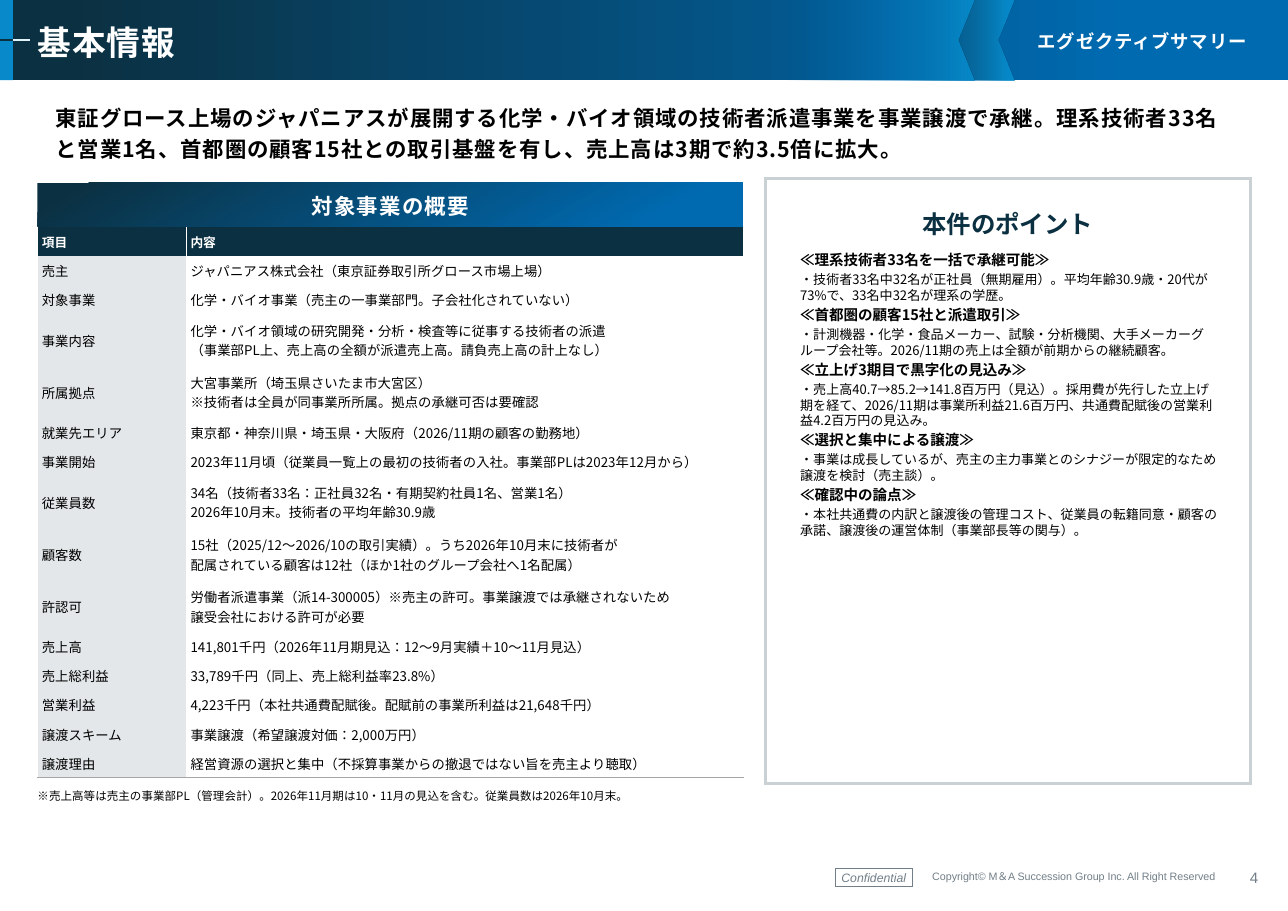
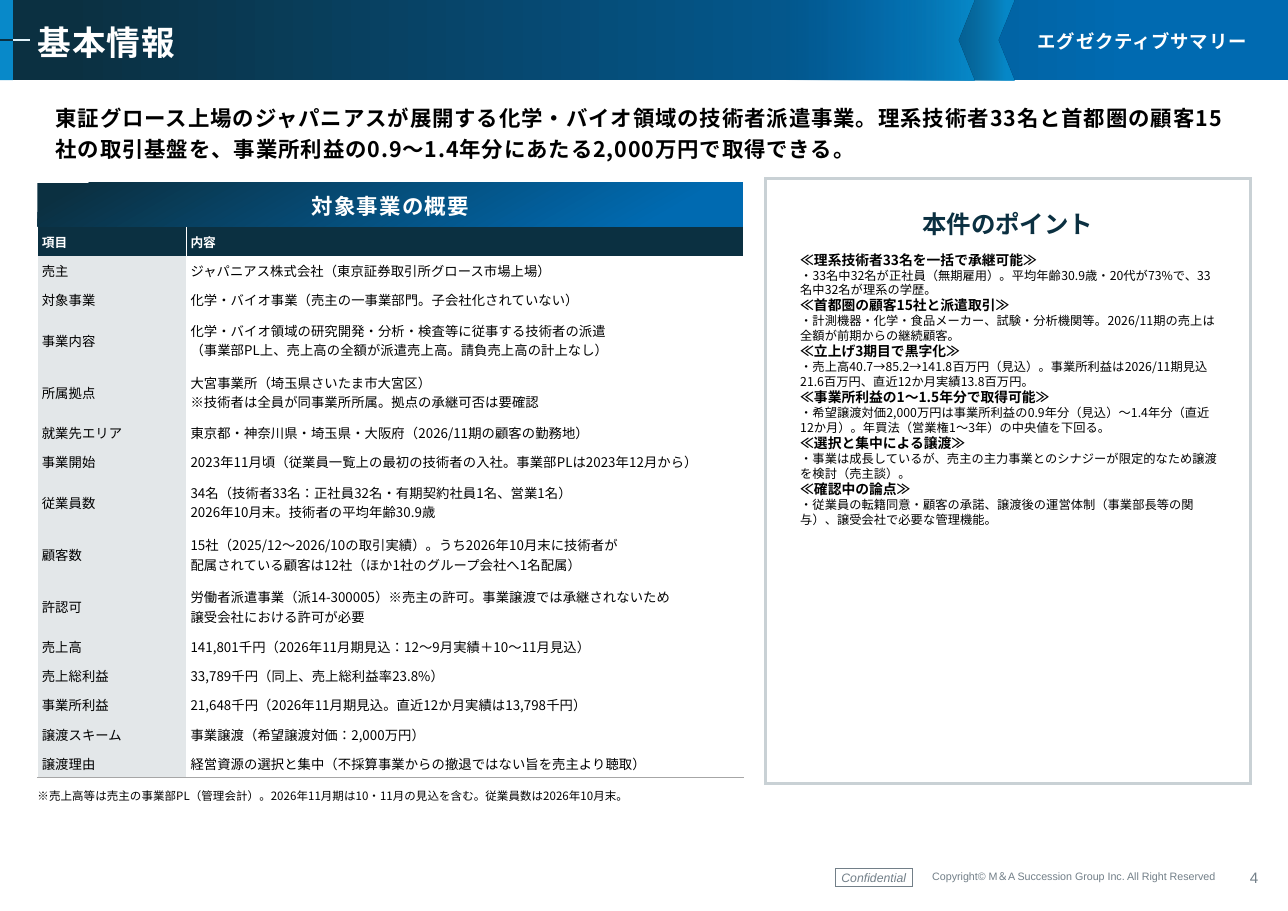
Before and after one commit to keisuketagaito/github-1st, a slide deck: slide 5 of ジャパニアス株式会社_化学バイオ事業/企業概要書_ジャパニアス化学バイオ事業_261125.pptx. Drawn at 1288x911 pixels with LibreOffice and Linux fonts; fonts in the diff are those of the drawing; background and template pictures are left out. Boxes give left, top, right and bottom in pixels: in the first picture for what was removed or moved away, otherwise in the second. Text is boxed around its words. In the diff, an @@ line names an element or a change of style, - is before the commit and + after.

```diff
--- a/ジャパニアス株式会社_化学バイオ事業/企業概要書_ジャパニアス化学バイオ事業_261125.pptx
+++ b/ジャパニアス株式会社_化学バイオ事業/企業概要書_ジャパニアス化学バイオ事業_261125.pptx
@@ subtitle at <box>56,107,1222,162</box>: text changed @@
-東証グロース上場のジャパニアスが展開する化学・バイオ領域の技術者派遣事業を事業譲渡で承継。理系技術者33名と営業1名、首都圏の顧客15社との取引基盤を有し、売上高は3期で約3.5倍に拡大。
+東証グロース上場のジャパニアスが展開する化学・バイオ領域の技術者派遣事業。理系技術者33名と首都圏の顧客15社の取引基盤を、事業所利益の0.9〜1.4年分にあたる2,000万円で取得できる。
@@ table at <box>37,227,744,778</box> @@
-row 13, column 1: 営業利益
+row 13, column 1: 事業所利益
-row 13, column 2: 4,223千円（本社共通費配賦後。配賦前の事業所利益は21,648千円）
+row 13, column 2: 21,648千円（2026年11月期見込。直近12か月実績は13,798千円）
@@ text at <box>800,269,1210,299</box>: text changed; size 8.5 to 8 pt @@
-・技術者33名中32名が正社員（無期雇用）。平均年齢30.9歳・20代が73%で、33名中32名が理系の学歴。
+・33名中32名が正社員（無期雇用）。平均年齢30.9歳・20代が73%で、33名中32名が理系の学歴。
@@ text at <box>800,253,1217,499</box>: size 9.5 to 9 pt in "≪理系技術者33名を一括で承継可能≫", "≪首都圏の顧客15社と派遣取引≫", "≪選択と集中による譲渡≫", "≪確認中の論点≫"; size 8.5 to 8 pt in "・事業は成長しているが、売主の主力事業とのシナジーが限定的なため譲渡を検討（売主談）。" @@
@@ text at <box>800,314,1215,433</box>: text changed; size 8.5 to 8 pt @@
-・計測機器・化学・食品メーカー、試験・分析機関、大手メーカーグループ会社等。2026/11期の売上は全額が前期からの継続顧客。
-≪立上げ3期目で黒字化の見込み≫
-・売上高40.7→85.2→141.8百万円（見込）。採用費が先行した立上げ期を経て、2026/11期は事業所利益21.6百万円、共通費配賦後の営業利益4.2百万円の見込み。
+・計測機器・化学・食品メーカー、試験・分析機関等。2026/11期の売上は全額が前期からの継続顧客。
+≪立上げ3期目で黒字化≫
+・売上高40.7→85.2→141.8百万円（見込）。事業所利益は2026/11期見込21.6百万円、直近12か月実績13.8百万円。
+≪事業所利益の1〜1.5年分で取得可能≫
+・希望譲渡対価2,000万円は事業所利益の0.9年分（見込）〜1.4年分（直近12か月）。年買法（営業権1〜3年）の中央値を下回る。
@@ text at <box>800,498,1193,525</box>: text changed; size 8.5 to 8 pt @@
-・本社共通費の内訳と譲渡後の管理コスト、従業員の転籍同意・顧客の承諾、譲渡後の運営体制（事業部長等の関与）。
+・従業員の転籍同意・顧客の承諾、譲渡後の運営体制（事業部長等の関与）、譲受会社で必要な管理機能。
```
Also in this commit, not shown: 9 other slides changed, 5 other files.
